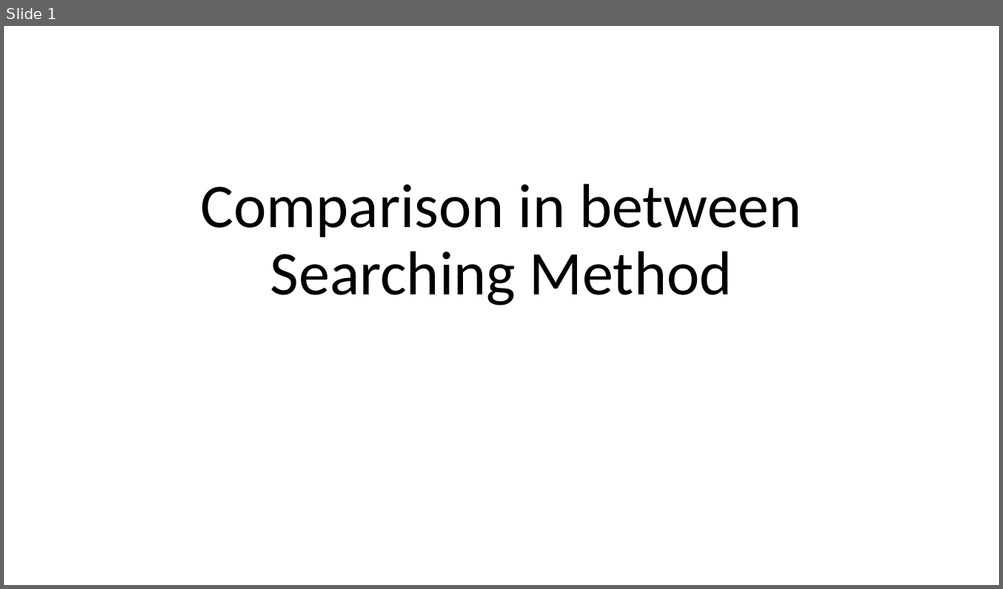
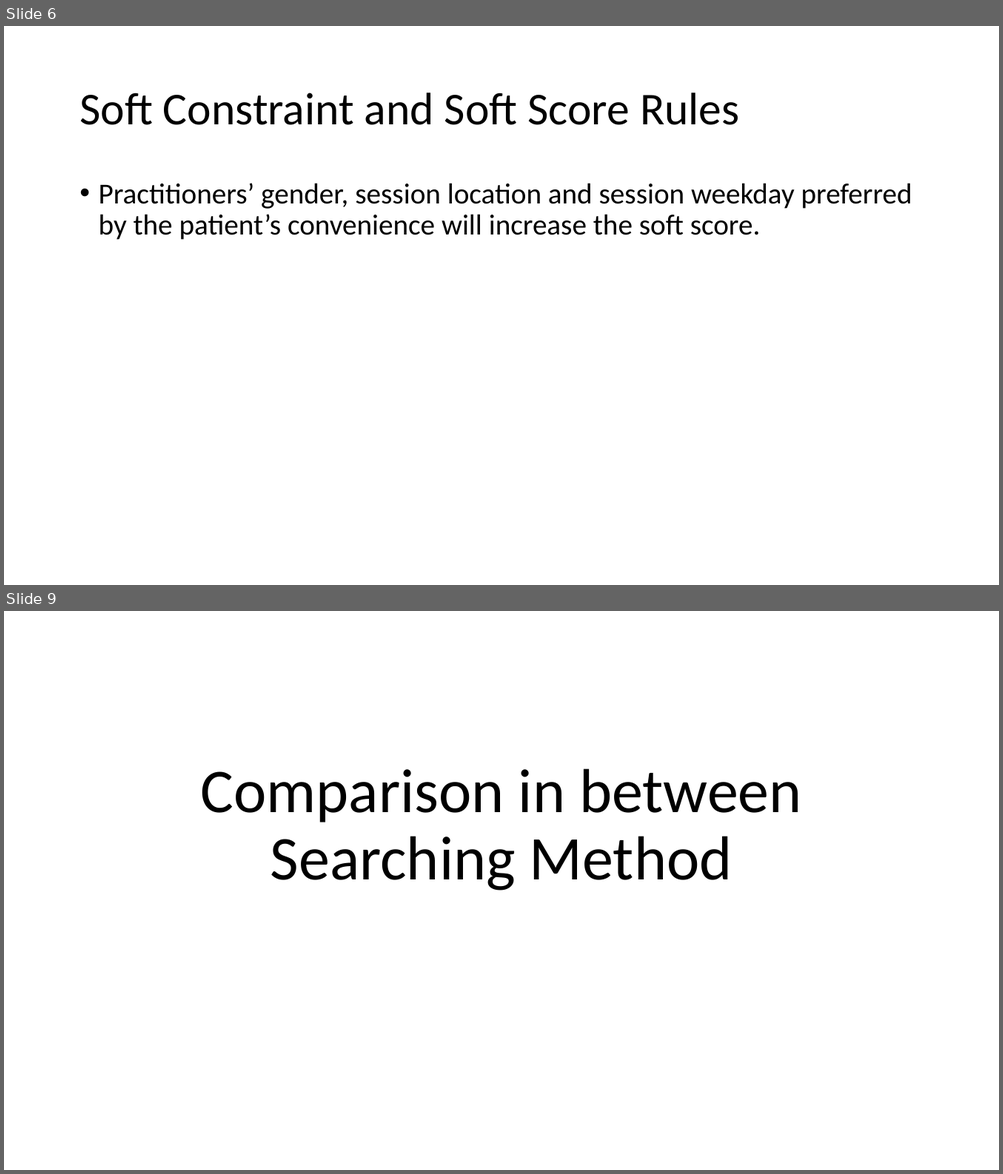
Before and after one commit to optimusium/phqSchedule, a slide deck: Comparison in between Searching Method.pptx. Shown one above the other, each under a label of ours: slide 1 before the commit, slides 6 and 9 after it; the slides between them are not shown. The pictures are 1003x589 and 1003x1174 pixels, drawn with LibreOffice and Linux fonts; fonts in the diff are those of the drawing. Boxes give left, top, right and bottom in pixels: in the first picture for what was removed or moved away, otherwise in the second. Text is boxed around its words. In the diff, an @@ line names an element or a change of style, - is before the commit and + after.

```diff
--- a/Comparison in between Searching Method.pptx
+++ b/Comparison in between Searching Method.pptx
@@ slide 6 added at (4,26,999,585), background #FFFFFF @@
@@ title added at (79,93,740,125), 44 pt, text #000000 @@
+Soft Constraint and Soft Score Rules
@@ text added at (99,183,912,240), 28 pt, text #000000 @@
+• Practitioners’ gender, session location and session weekday preferred by the patient’s convenience will increase the soft score.
@@ what was slide 1 is now slide 9 @@
```
Also in this commit, not shown: 2 slides changed, 11 other slides added, 5 slides removed.
